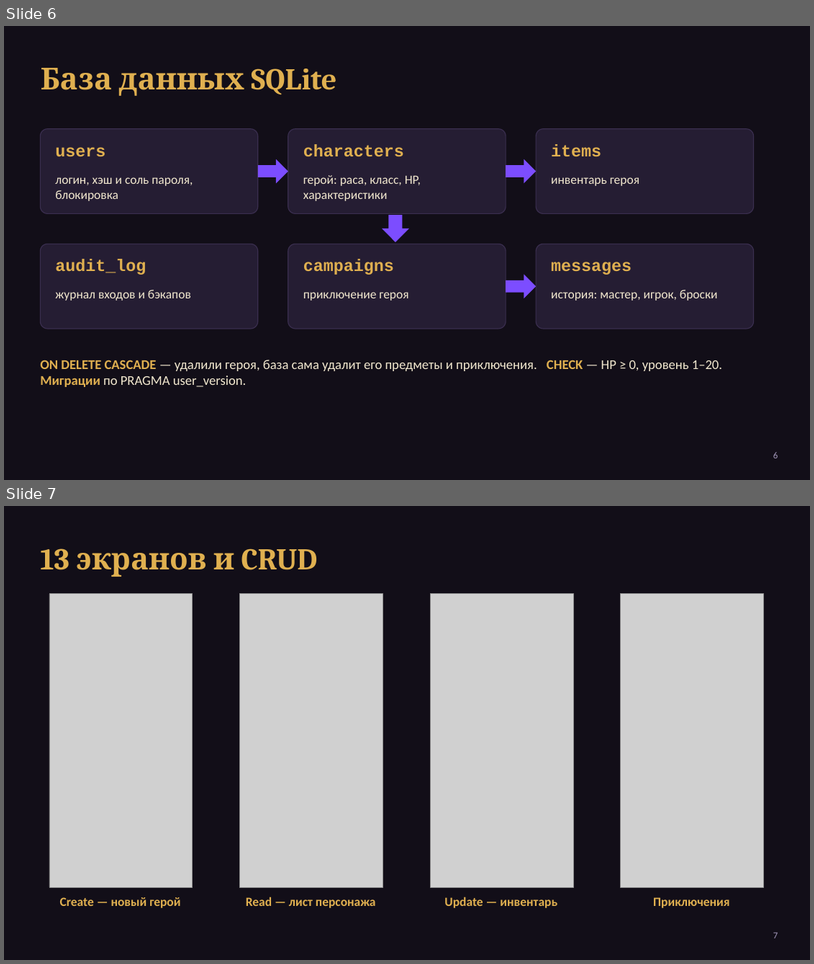
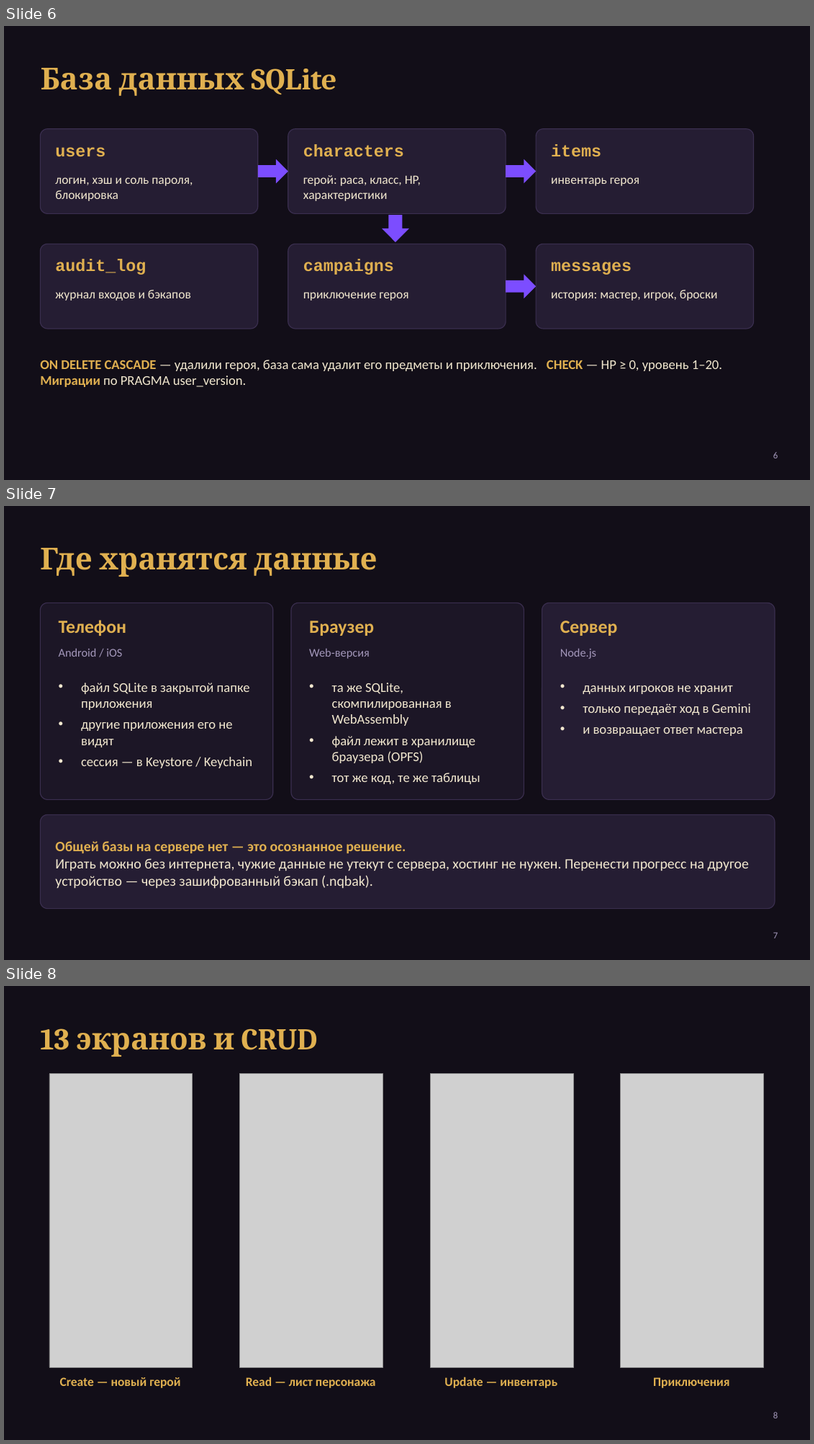
Before and after one commit to jidream02/neuroquest, a slide deck: docs/Презентация NeuroQuest.pptx. Shown one above the other, each under a label of ours: slides 6 and 7 before the commit, slides 6, 7 and 8 after it. The pictures are 814x964 and 814x1444 pixels, drawn with LibreOffice and Linux fonts; fonts in the diff are those of the drawing; grey boxes stand for pictures. Boxes give left, top, right and bottom in pixels: in the first picture for what was removed or moved away, otherwise in the second. Text is boxed around its words. In the diff, an @@ line names an element or a change of style, - is before the commit and + after.

```diff
--- a/docs/Презентация NeuroQuest.pptx
+++ b/docs/Презентация NeuroQuest.pptx
@@ slide 7 added at <box>4,506,810,960</box>, background #120E18 @@
@@ title added at <box>40,548,377,577</box>, 36 pt, text #E0B050, bold @@
+Где хранятся данные
@@ rounded rectangle added at <box>40,602,273,800</box>, fill #1C1626, outline #3A2E4F 1 pt @@
@@ rounded rectangle added at <box>291,602,525,800</box>, fill #1C1626, outline #3A2E4F 1 pt @@
@@ rounded rectangle added at <box>543,602,775,800</box>, fill #251D33, outline #3A2E4F 1 pt @@
@@ text added at <box>59,620,126,636</box>, 22 pt, text #E0B050, bold @@
+Телефон
@@ text added at <box>309,620,374,636</box>, 22 pt, text #E0B050, bold @@
+Браузер
@@ text added at <box>561,620,618,636</box>, 22 pt, text #E0B050, bold @@
+Сервер
@@ text added at <box>59,648,122,656</box>, 14 pt, text #A397BA @@
+Android / iOS
@@ text added at <box>309,648,370,659</box>, 14 pt, text #A397BA @@
+Web-версия
@@ text added at <box>561,648,597,659</box>, 14 pt, text #A397BA @@
+Node.js
@@ text added at <box>81,682,252,768</box>, 16 pt, text #F2E8CF @@
+• файл SQLite в закрытой папке приложения
+• другие приложения его не видят
+• сессия — в Keystore / Keychain
@@ text added at <box>332,682,481,784</box>, 16 pt, text #F2E8CF @@
+• та же SQLite, скомпилированная в WebAssembly
+• файл лежит в хранилище браузера (OPFS)
+• тот же код, те же таблицы
@@ text added at <box>583,685,751,736</box>, 16 pt, text #F2E8CF @@
+• данных игроков не хранит
+• только передаёт ход в Gemini
+• и возвращает ответ мастера
@@ rounded rectangle added at <box>40,815,775,908</box>, fill #251D33, outline #3A2E4F 1 pt @@
@@ text added at <box>55,841,749,888</box>, 17 pt, text #F2E8CF @@
+Общей базы на сервере нет — это осознанное решение.
+Играть можно без интернета, чужие данные не утекут с сервера, хостинг не нужен. Перенести прогресс на другое устройство — через зашифрованный бэкап (.nqbak).
@@ page number added at <box>774,932,778,938</box>, 11 pt, text #A397BA @@
+7
@@ what was slide 7 is now slide 8 @@
@@ page number at <box>774,1412,778,1418</box>: text changed @@
-7
+8
```
Also in this commit, not shown: 2 other slides added, 1 other file.
